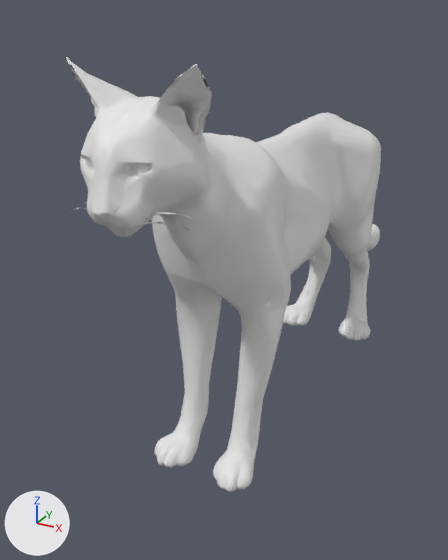
A saved change to the glTF model 42/media/models_X/Skinned/KWC_BobcatKitten.glb.
Rendered twice from a 50 mm camera at (0.228, -0.577, 0.376) aimed at (-0.053, -0.065, 0.12). Every picture has the same lights, and +X, +Y and +Z are marked at lower left. The first picture is the older version. Vertices at exactly the same position are counted once.

Names of what the first picture shows: 'output_unwrapped'.
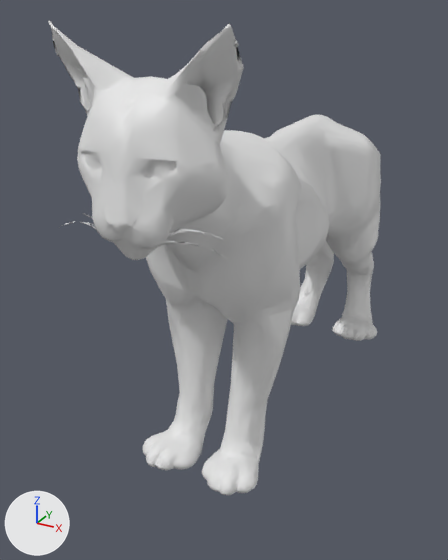
What differs and where, as boxes (x1, y1, x2, y2) in the pictures (448 x 560 px; the box of a moved part takes in the faces that stretch with it):
'output_unwrapped', reshaped (9% taller)
    before: (66, 57, 381, 492)
    after: (48, 21, 381, 495)
part 1 of me_output_unwrapped_001, moved or reshaped
    before: (151, 222, 202, 237)
    after: (178, 242, 233, 263)
part 2 of me_output_unwrapped_001, moved or reshaped
    before: (66, 57, 381, 492)
    after: (48, 21, 381, 495)

The change, as a list of edits to the scene's bpy script:
```text
Change me_output_unwrapped_001:
    used by ob_output_unwrapped; location = (0.0, 0.0, 0.0)
    remove me_output_unwrapped_001.from_pydata(...)  # 8091 vertices, 16133 faces; spans x -0.06..0.06, y -0.312..0.304, z 0.0..0.349
    add me_output_unwrapped_001.from_pydata(...)  # 8091 vertices, 16133 faces; spans x -0.071..0.07, y -0.298..0.303, z 0.0..0.369
    me_output_unwrapped_001 part 1: the loose piece of 12 vertices spanning x 0.022..0.051, y -0.292..-0.279, z 0.252..0.261 is scaled about its middle by (1.38, 0.78, 1.38), then moved by (0.014, 0.009, -0.015)
    me_output_unwrapped_001 part 2: 8067 of 8091 vertices moved; they spanned x -0.06..0.06, y -0.312..0.304, z 0.0..0.349 and now span x -0.07..0.07, y -0.298..0.303, z 0.0..0.369; mean shift (0.0, -0.002, 0.002); largest move (-0.015, 0.12, 0.249) -> (-0.015, 0.093, 0.249)
    other edits to the shape of me_output_unwrapped_001 do not show in these pictures
```
